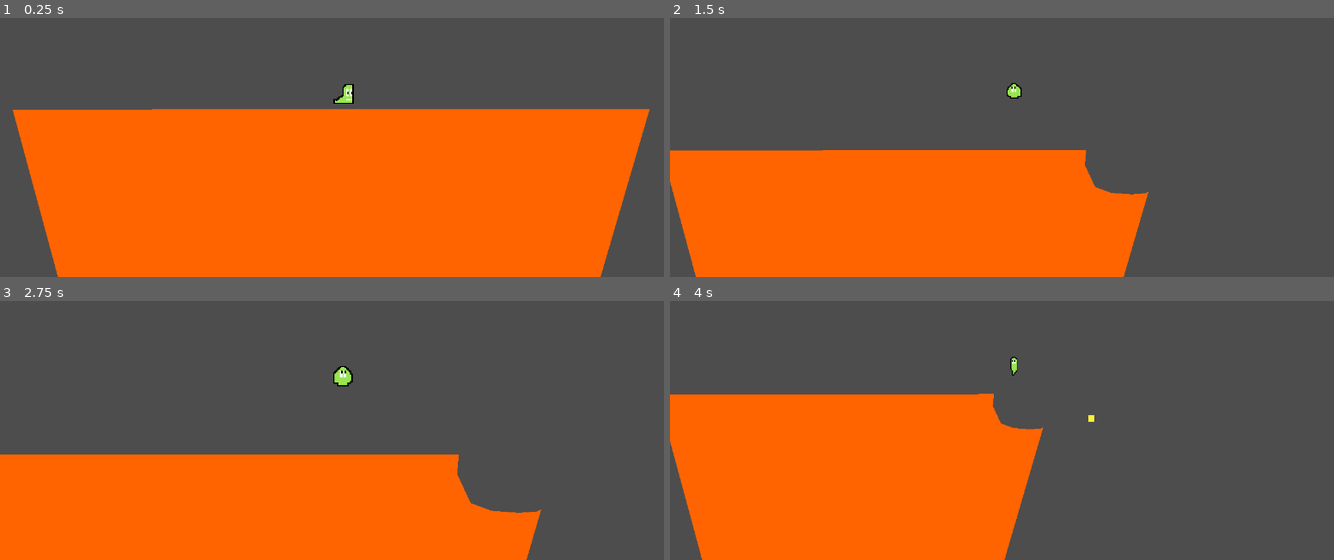
Above: before the commit, frames 1-4 (two rows, left to right).
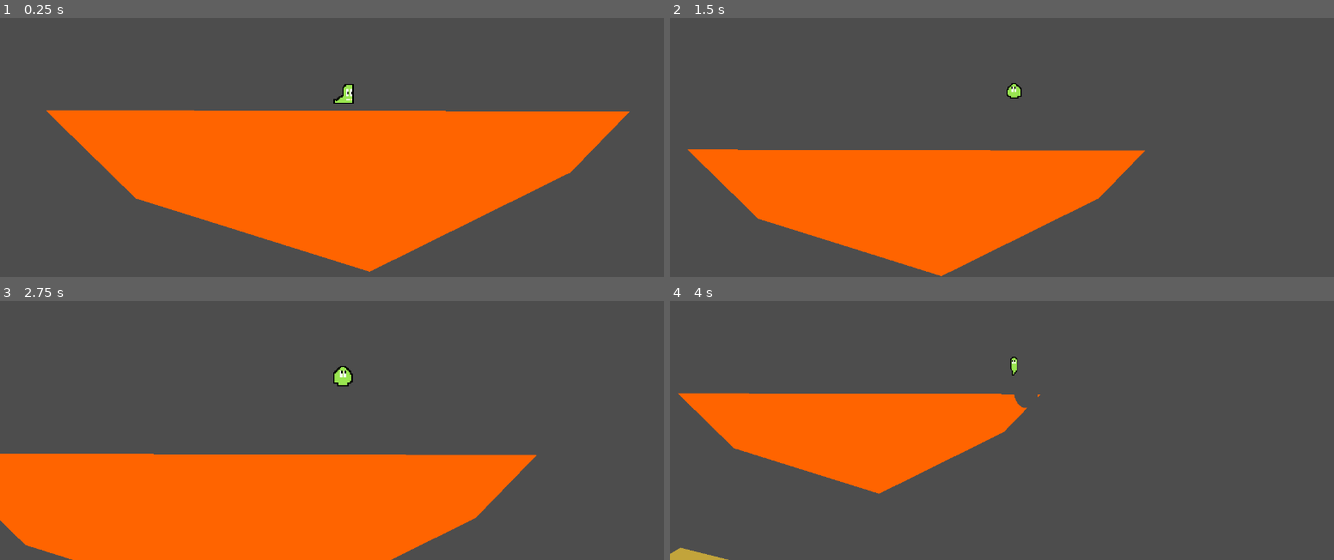
Above: after the commit, the same moments.

Repository: WilliamOFDavis/slugs_2d
Game: Godot game, scene res://Scenes/levels/level.tscn
Two runs of this game, one before a commit and one after it. Both use one fixed random seed, a clock stepped at 60 frames per second and the inputs below.
Inputs (mouse positions are in pixels of both pictures, inside the frame that each line leads up to):
- Up to frame 1 (0.25 s): no input
- Up to frame 2 (1.5 s): move the mouse to (1168, 64) at 0.52 s; hold D (move_right) from 0.53 s (still down); click (1168, 64) at 0.6 s; tap Space (jump) at 0.77, 1.07 s; right-click (1168, 64) at 0.8 s; move the mouse to (875, 103) at 1.27 s; right-click (875, 103) at 1.35 s; click (875, 103) at 1.42 s
- Up to frame 3 (2.75 s): tap Space (jump) at 1.52, 1.82, 2.3 s; tap R (switch_weapon) at 1.55, 2.1 s; move the mouse to (outside the picture) at 2.02 s; release D (move_right) at 2.03 s; hold A (move_left) from 2.03 s (still down); click (outside the picture) at 2.17 s
- Up to frame 4 (4 s): move the mouse to (982, 443) at 2.77 s; release A (move_left) at 2.78 s; hold D (move_right) from 2.78 s (still down); tap Space (jump) at 2.85, 3.02, 3.32, 3.77 s; click (982, 443) at 3.05 s; move the mouse to (1221, 425) at 3.52 s; click (1221, 425) at 3.6 s; right-click (1221, 425) at 3.8 s

The runs differ from the first frame. In frame 1, 24% of the frame differs, in the area x 1-98%, y 35-100%; in frame 2, 14%; in frame 3, 4.9%; in frame 4, 21%.

Commit message:
added support for throwables, added grenade throwable weapon

Diff:
--- a/Resources/green_inventory.tres
+++ b/Resources/green_inventory.tres
@@ -1,11 +1,12 @@
-[gd_resource type="Resource" script_class="Inventory" load_steps=5 format=3 uid="uid://dh0csmytbue0y"]
+[gd_resource type="Resource" script_class="Inventory" load_steps=6 format=3 uid="uid://dh0csmytbue0y"]
 
 [ext_resource type="Script" uid="uid://bb1rxy30vmqei" path="res://Resources/inventory.gd" id="1_1xcnw"]
 [ext_resource type="Script" uid="uid://cevpbeit5hhbl" path="res://Resources/weapon.gd" id="2_yvmwt"]
 [ext_resource type="Resource" uid="uid://dffauuu27g6ln" path="res://Resources/rocket_launcher.tres" id="3_yvmwt"]
 [ext_resource type="Resource" uid="uid://c7bs1kdhaulv8" path="res://Resources/ak47.tres" id="4_ou56e"]
+[ext_resource type="Resource" uid="uid://b2ojymojs5i30" path="res://Resources/grenade.tres" id="5_vlisp"]
 
 [resource]
 script = ExtResource("1_1xcnw")
-weapons = Array[ExtResource("2_yvmwt")]([ExtResource("3_yvmwt"), ExtResource("4_ou56e")])
+weapons = Array[ExtResource("2_yvmwt")]([ExtResource("3_yvmwt"), ExtResource("4_ou56e"), ExtResource("5_vlisp")])
 metadata/_custom_type_script = "uid://bb1rxy30vmqei"
--- /dev/null
+++ b/Resources/grenade.tres
@@ -0,0 +1,18 @@
+[gd_resource type="Resource" script_class="Weapon" load_steps=4 format=3 uid="uid://b2ojymojs5i30"]
+
+[ext_resource type="Script" uid="uid://cevpbeit5hhbl" path="res://Resources/weapon.gd" id="1_6xhh4"]
+[ext_resource type="PackedScene" uid="uid://bqruip8wnsvuw" path="res://Scenes/projectiles/grenade.tscn" id="1_ax0rk"]
+[ext_resource type="Texture2D" uid="uid://be1vgar57pohq" path="res://Graphics/grenade.png" id="3_ss0ho"]
+
+[resource]
+script = ExtResource("1_6xhh4")
+name = "Grenade"
+weapon_texture = ExtResource("3_ss0ho")
+projectile = ExtResource("1_ax0rk")
+projectile_count = 1
+projectile_release_delay = 0.0
+projectile_x_spread = 0.0
+aiming_method = 0
+weapon_type = 1
+max_ammo = 3
+metadata/_custom_type_script = "uid://cevpbeit5hhbl"
--- a/Resources/weapon.gd
+++ b/Resources/weapon.gd
@@ -3,14 +3,15 @@
 class_name Weapon
 
 enum aiming_methods {AIMING_METHOD_CLICK, AIMING_METHOD_SHOOT, AIMING_METHOD_AIRSTRIKE}
-
+enum weapon_types {WEAPON_TYPE_SHOOTABLE, WEAPON_TYPE_THROWABLE, WEAPON_TYPE_CALL_IN}
 @export var name: String
 @export var weapon_texture: Texture
 @export var projectile: PackedScene
 @export var projectile_count: int = 1
 @export var projectile_release_delay: float = 0.0
 @export var projectile_x_spread: float = 0.0
-@export var aiming_method: aiming_methods
+@export var aiming_method: aiming_methods = aiming_methods.AIMING_METHOD_CLICK
+@export var weapon_type: weapon_types = weapon_types.WEAPON_TYPE_SHOOTABLE
 @export var max_ammo: int = 3
 
 var current_ammo: int
--- a/Scenes/levels/level.gd
+++ b/Scenes/levels/level.gd
@@ -11,17 +11,13 @@
 	for piece in terrain.get_children():
 		piece.connect("new_terrain", spawn_new_terrain)
 	for slug: Slug in  $Slugs.get_children():
+		if slug.name == "Slug":
+			slug.begin_turn()
 		slug.set_inventory(inventory_array)
 		slug.connect("shoot_projectile", spawn_projectile)
 
 func _process(_delta: float) -> void:
 	pass
-
-func _unhandled_input(event: InputEvent) -> void:
-	if event is  InputEventMouse:
-		if event.button_mask == MOUSE_BUTTON_LEFT and event.is_pressed():
-			#spawn_rocket(get_global_mouse_position())
-			pass
 
 func spawn_rocket(spawn_pos: Vector2) -> void:
 	var rocket: Rocket = rocket_scene.instantiate()
@@ -31,8 +27,11 @@
 func spawn_projectile(projectile: PackedScene, start_position: Vector2, direction: Vector2, shooter: Slug):
 	var new_projectile: Node2D = projectile.instantiate()
 	new_projectile.global_position = start_position + 20*direction
-	new_projectile.set_direction(direction)
-	new_projectile.set_shooter(shooter)
+	if new_projectile is RigidBody2D:
+		new_projectile.set_initial_force(direction)
+	else:
+		new_projectile.set_direction(direction)
+		new_projectile.set_shooter(shooter)
 	$Projectiles.add_child(new_projectile)
 
 func spawn_new_terrain(visual_poly: Array, _new_position: Vector2, terrain_color: Color) -> void:
--- a/Scenes/levels/level.tscn
+++ b/Scenes/levels/level.tscn
@@ -16,7 +16,7 @@
 
 [node name="Polygon2D" type="Polygon2D" parent="Terrain/TerrainPiece2"]
 color = Color(1, 0.396078, 0, 1)
-polygon = PackedVector2Array(609, -1116, 771, -517, 1147, -399, 1470, -559, 1633, -1117)
+polygon = PackedVector2Array(626, -659, 771, -517, 1147, -399, 1470, -559, 1565, -657)
 
 [node name="TerrainPiece" parent="Terrain" node_paths=PackedStringArray("visual_polygon") instance=ExtResource("3_oi3di")]
 visual_polygon = NodePath("TerrainPoly")
@@ -29,4 +29,4 @@
 [node name="Slugs" type="Node2D" parent="."]
 
 [node name="Slug" parent="Slugs" instance=ExtResource("3_d6e32")]
-position = Vector2(1141, -1161)
+position = Vector2(1105, -705)
--- a/Scenes/projectiles/bullet.tscn
+++ b/Scenes/projectiles/bullet.tscn
@@ -17,7 +17,7 @@
 
 [node name="ExplosionRadius" type="CollisionPolygon2D" parent="ExplosionRadiusComponent"]
 position = Vector2(-1, 0)
-polygon = PackedVector2Array(-30, -11, -6.9035, -11, -7, -30, 9, -30, 9.13754, -11, 33, -11, 33, 12, 9.94974, 12, 10, 29, -7, 29, -7.3096, 12, -30, 12)
+polygon = PackedVector2Array(-30, -11, -22, -23, -7, -30, 9, -30, 26, -24, 33, -11, 36, 2, 33, 12, 24, 22, 10, 29, 1, 31, -7, 29, -21, 23, -30, 12, -33, 0)
 
 [node name="CollisionArea" type="Area2D" parent="."]
 
--- /dev/null
+++ b/Scenes/projectiles/grenade.gd
@@ -0,0 +1,21 @@
+extends RigidBody2D
+
+class_name Grenade
+
+var force_magnitude: float = 30000.0
+var initial_force: Vector2
+# Called when the node enters the scene tree for the first time.
+func _ready() -> void:
+	constant_force = initial_force
+	$DetonationTimer.start()
+
+func _physics_process(delta: float) -> void:
+	constant_force = lerp(constant_force, Vector2.ZERO, 0.5)
+
+func set_initial_force(force_direction) -> void:
+	initial_force = force_direction * force_magnitude
+
+
+func _on_detonation_timer_timeout() -> void:
+	$ExplosionRadiusComponent.explode()
+	self.queue_free()
--- /dev/null
+++ b/Scenes/projectiles/grenade.tscn
@@ -0,0 +1,32 @@
+[gd_scene load_steps=6 format=3 uid="uid://bqruip8wnsvuw"]
+
+[ext_resource type="Script" uid="uid://c0vs1mm6fk6o0" path="res://Scenes/projectiles/grenade.gd" id="1_eh0hm"]
+[ext_resource type="Texture2D" uid="uid://be1vgar57pohq" path="res://Graphics/grenade.png" id="1_r446a"]
+[ext_resource type="PackedScene" uid="uid://dpunkf387mlng" path="res://components/explosion_radius_component.tscn" id="3_xs6xe"]
+
+[sub_resource type="PhysicsMaterial" id="PhysicsMaterial_820vn"]
+bounce = 0.45
+
+[sub_resource type="CircleShape2D" id="CircleShape2D_eh0hm"]
+radius = 8.06226
+
+[node name="Grenade" type="RigidBody2D"]
+physics_material_override = SubResource("PhysicsMaterial_820vn")
+script = ExtResource("1_eh0hm")
+
+[node name="Sprite2D" type="Sprite2D" parent="."]
+texture = ExtResource("1_r446a")
+
+[node name="CollisionShape2D" type="CollisionShape2D" parent="."]
+shape = SubResource("CircleShape2D_eh0hm")
+
+[node name="ExplosionRadiusComponent" parent="." instance=ExtResource("3_xs6xe")]
+
+[node name="ExplosionRadius" type="CollisionPolygon2D" parent="ExplosionRadiusComponent"]
+position = Vector2(-2, 13)
+polygon = PackedVector2Array(-93, -63, -81, -78, -59, -95, -38, -101, -10, -102, 18, -100, 57, -94, 87, -73, 112, -45, 120, -7, 119, 23, 103, 54, 64, 79, 24, 86, -13, 86, -51, 78, -85, 66, -100, 12, -102, -14, -102, -44)
+
+[node name="DetonationTimer" type="Timer" parent="."]
+wait_time = 4.0
+
+[connection signal="timeout" from="DetonationTimer" to="." method="_on_detonation_timer_timeout"]
--- a/Scenes/slugs/slug.gd
+++ b/Scenes/slugs/slug.gd
@@ -10,25 +10,33 @@
 var current_weapon: Weapon
 var current_inventory: Array[Weapon]
 var weapon_index: int = 0
+var active_turn: bool = false
 @onready var velocity_component: VelocityComponent = $VelocityComponent
 # Called when the node enters the scene tree for the first time.
 
+signal turn_over
 signal shoot_projectile(projectile, start_position, direction, shooter)
 
 func _ready() -> void:
-	$InputComponent.connect("shoot_weapon", shoot_weapon)
+	$InputComponent.connect("shoot_weapon", shoot_weap)
 	$AnimatedSprite2D.play("walk")
+
+func begin_turn() -> void:
+	active_turn = true
+
+func end_turn() -> void:
+	active_turn = false
+	turn_over.emit()
 
 func set_inventory(inventory: Array[Weapon]) -> void:
 	current_inventory = inventory
-	set_current_weapon(current_inventory[0])
 
 func set_current_weapon(new_weapon: Weapon) -> void:
 	current_weapon = new_weapon
 	$WeaponSprite.texture = current_weapon.weapon_texture
 
 func switch_weapon() -> void:
-	set_current_weapon(current_inventory[weapon_index % 2])
+	set_current_weapon(current_inventory[weapon_index % current_inventory.size()])
 	weapon_index += 1
 
 func hide_weapon() -> void:
@@ -37,11 +45,14 @@
 func show_weapon() -> void:
 	$WeaponSprite.visible = true
 
-func shoot_weapon(direction_to_mouse: Vector2) -> void:
-	shoot_projectile.emit(current_weapon.projectile, global_position + Vector2(0,8), direction_to_mouse, self)
+func shoot_weap(direction_to_mouse: Vector2) -> void:
+	print("Player: shoot_weapon called")
+	if current_weapon != null:
+		print("Player: Emitting shoot_projectile signal")
+		shoot_projectile.emit(current_weapon.projectile, global_position, direction_to_mouse, self)
 
 func hit():
-	global_position = Vector2(0,-100)
+	pass
 
 func _physics_process(_delta: float) -> void:
 	velocity = velocity_component.get_velocity()
--- a/Scenes/slugs/slug.tscn
+++ b/Scenes/slugs/slug.tscn
@@ -8,7 +8,6 @@
 [ext_resource type="Script" uid="uid://cnvkfq48r7eff" path="res://Scenes/slugs/camera_2d.gd" id="5_2reqc"]
 [ext_resource type="PackedScene" uid="uid://c6dhabdxnl0n7" path="res://components/input_component.tscn" id="6_bahlg"]
 [ext_resource type="PackedScene" uid="uid://b5id72leyiy8o" path="res://components/velocity_component.tscn" id="7_0eabb"]
-[ext_resource type="Texture2D" uid="uid://mm2l0ottji8q" path="res://Graphics/ak47.png" id="8_y0dos"]
 [ext_resource type="Script" uid="uid://c382ophhlvgsn" path="res://Scenes/slugs/weapon_sprite.gd" id="9_2reqc"]
 
 [sub_resource type="AtlasTexture" id="AtlasTexture_r26y6"]
@@ -192,7 +191,6 @@
 
 [node name="WeaponSprite" type="Sprite2D" parent="."]
 position = Vector2(0, 16)
-texture = ExtResource("8_y0dos")
 script = ExtResource("9_2reqc")
 
 [node name="AirborneTimer" type="Timer" parent="."]
--- a/components/explosion_radius_component.gd
+++ b/components/explosion_radius_component.gd
@@ -9,6 +9,7 @@
 func _ready() -> void:
 	explosion_radius = get_node("ExplosionRadius")
 	connect("body_entered", _body_entered)
+	connect("body_exited", _body_exited)
 
 func _body_entered(body:Node2D) -> void:
 	if body != shooter:
@@ -18,7 +19,8 @@
 func _body_exited(body:Node2D) -> void:
 	if body != shooter:
 		bodies_in_range.erase(body)
-
+	if body is Slug:
+		pass
 func explode() -> void:
 	for body in bodies_in_range:
 		if body != null:
--- a/components/input_component.gd
+++ b/components/input_component.gd
@@ -10,21 +10,25 @@
 signal switch_weapon
 
 func _unhandled_input(event: InputEvent) -> void:
-	var x_direction: float = Input.get_axis("move_left", "move_right")
+	if get_parent().active_turn:
+		var x_direction: float = Input.get_axis("move_left", "move_right")
 
-	weapon_sprite.look_at(get_global_mouse_position())
-	velocity_component.set_x_direction(x_direction)
+		weapon_sprite.look_at(get_global_mouse_position())
+		velocity_component.set_x_direction(x_direction)
 
-	if Input.is_action_just_pressed("right_mouse"):
-		camera.toggle_zoom()
+		if Input.is_action_just_pressed("right_mouse"):
+			camera.toggle_zoom()
 
-	if Input.is_action_just_pressed("jump") and get_parent().is_on_floor():
-		sprite.play("in_air")
-		velocity_component.set_y_velocity(jump_impulse)
+		if Input.is_action_just_pressed("jump") and get_parent().is_on_floor():
+			sprite.play("in_air")
+			velocity_component.set_y_velocity(jump_impulse)
 
-	if Input.is_action_just_pressed("left_mouse") and get_parent().is_on_floor():
-		var direction_to_mouse: Vector2 = (get_global_mouse_position() - get_parent().global_position).normalized()
-		shoot_weapon.emit(direction_to_mouse)
+		if event is InputEventMouseButton and event.button_index == MOUSE_BUTTON_LEFT and event.pressed and get_parent().is_on_floor():
+			var direction_to_mouse: Vector2 = (get_global_mouse_position() - get_parent().global_position).normalized()
+			shoot_weapon.emit(direction_to_mouse)
+			get_viewport().set_input_as_handled()
+			return
 
-	if Input.is_action_just_pressed("switch_weapon"):
-		switch_weapon.emit()
+
+		if Input.is_action_just_pressed("switch_weapon"):
+			switch_weapon.emit()
Binary file added: Graphics/grenade.aseprite
Binary file added: Graphics/grenade.png
Not shown, added: Graphics/grenade.png.import
Not shown, added: Scenes/projectiles/grenade.gd.uid
Not shown: 1 places in Scenes/slugs/slug.tscn that only renumber resources
Not shown, changed: todo.md
